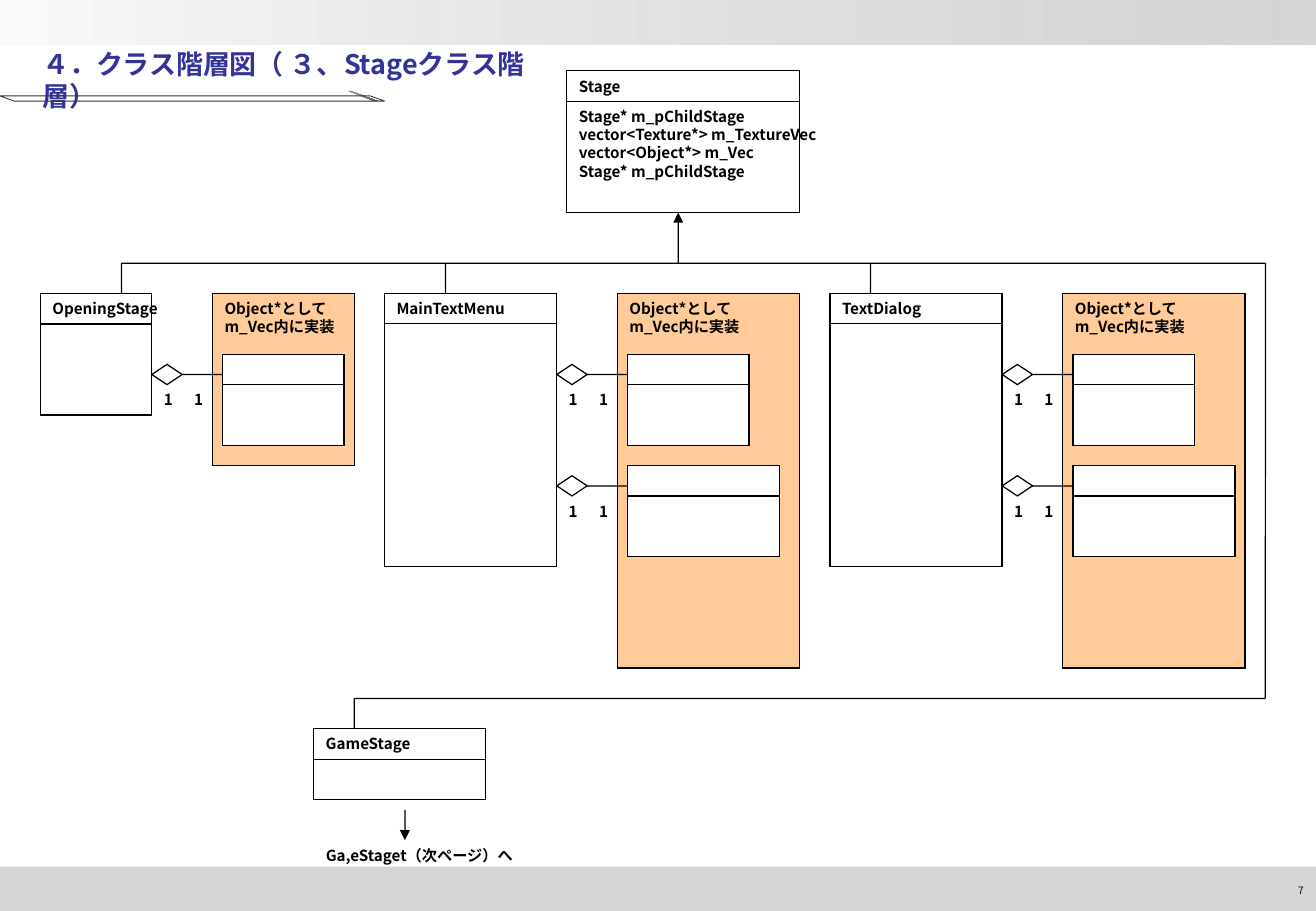
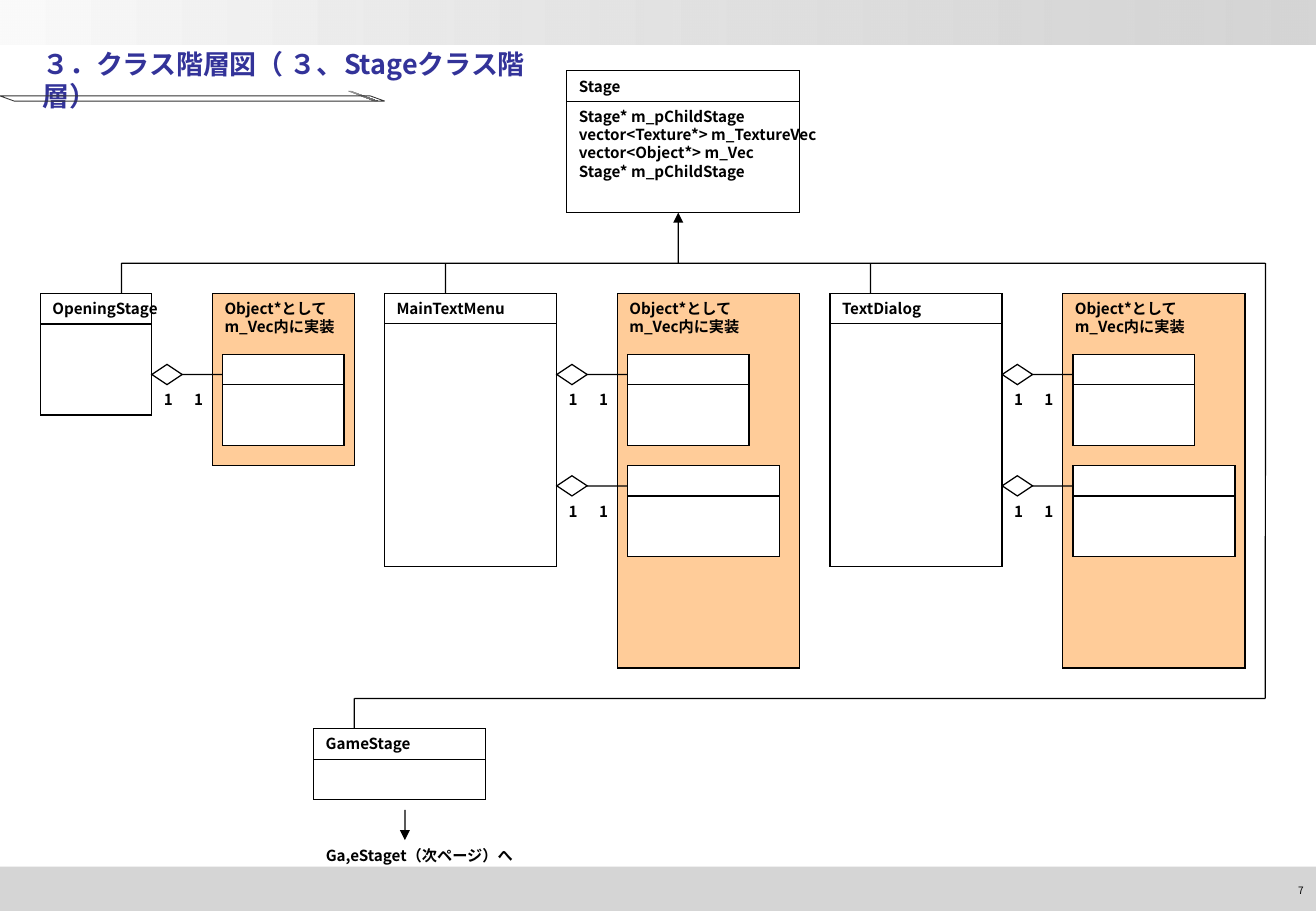
Before and after one commit to xtatrax/oldPrj-SchoolTask_BomberProject-public, a slide deck: slide 7 of Document/Program_Memo/DesignNotes.pptx. Drawn at 1316x911 pixels with LibreOffice and Linux fonts; fonts in the diff are those of the drawing; background and template pictures are left out. Boxes give left, top, right and bottom in pixels: in the first picture for what was removed or moved away, otherwise in the second. Text is boxed around its words. In the diff, an @@ line names an element or a change of style, - is before the commit and + after.

```diff
--- a/Document/Program_Memo/DesignNotes.pptx
+++ b/Document/Program_Memo/DesignNotes.pptx
@@ text at bbox=[42, 51, 525, 81]: text changed @@
-４．クラス階層図（ ３、Stageクラス階層）
+３．クラス階層図（ ３、Stageクラス階層）
```
Also in this commit, not shown: 4 other slides changed, 1 other file.
